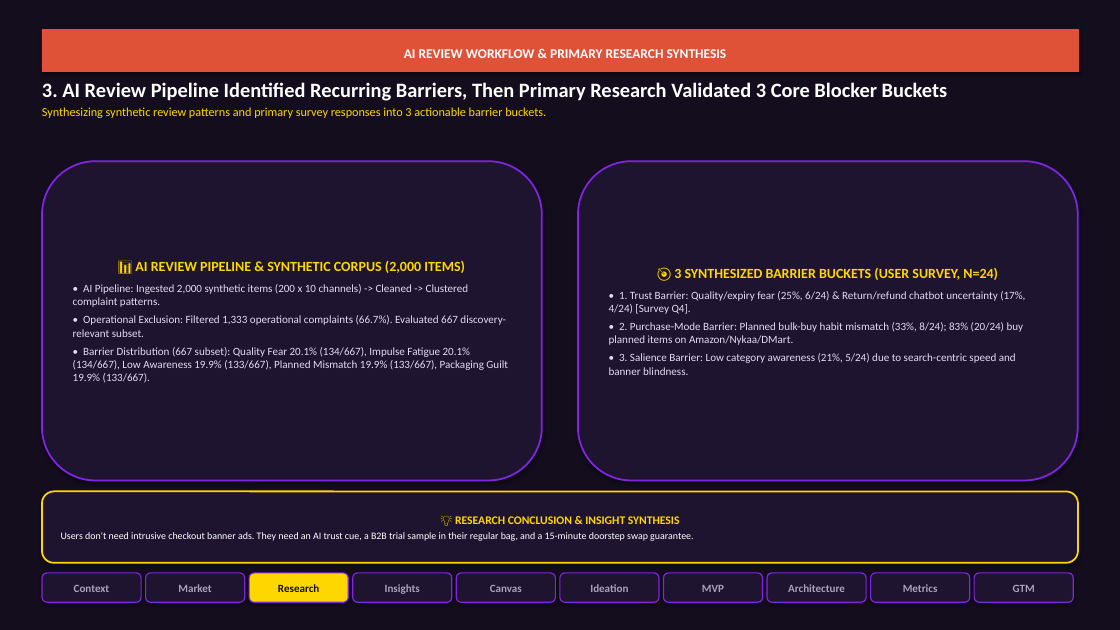
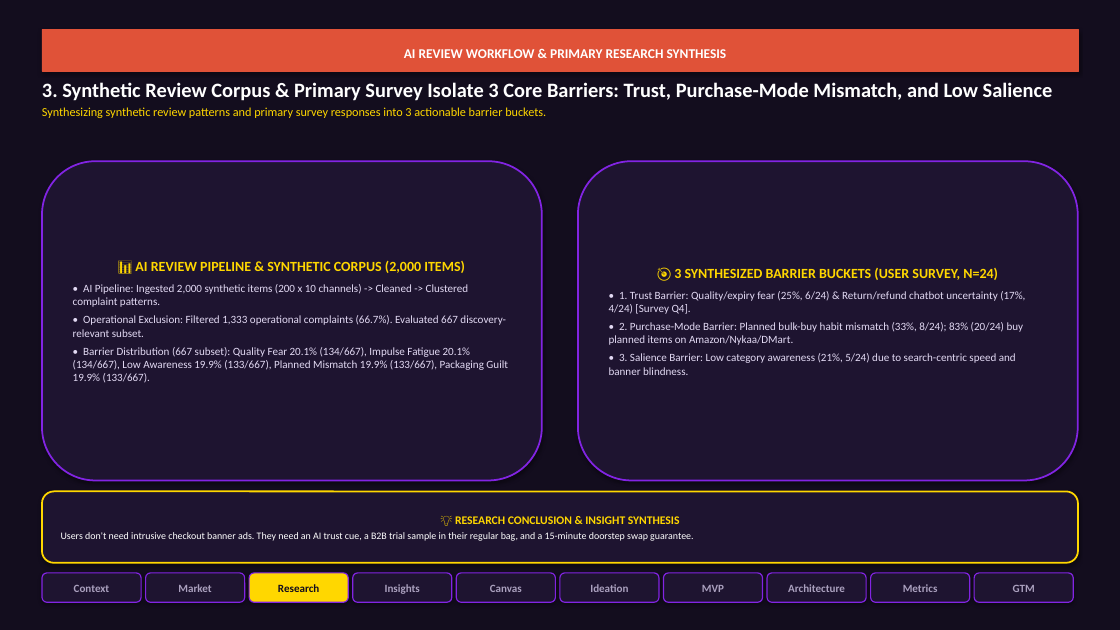
Before and after one commit to akhyashukla03/zeptomvp, a slide deck: slide 3 of NL_Zepto_Growth_PM_Graduation_Project.pptx. Drawn at 1120x630 pixels with LibreOffice and Linux fonts; fonts in the diff are those of the drawing. Boxes give left, top, right and bottom in pixels: in the first picture for what was removed or moved away, otherwise in the second. Text is boxed around its words. In the diff, an @@ line names an element or a change of style, - is before the commit and + after.

```diff
--- a/NL_Zepto_Growth_PM_Graduation_Project.pptx
+++ b/NL_Zepto_Growth_PM_Graduation_Project.pptx
@@ text at [42, 82, 1053, 101]: text changed @@
-3. AI Review Pipeline Identified Recurring Barriers, Then Primary Research Validated 3 Core Blocker Buckets
+3. Synthetic Review Corpus & Primary Survey Isolate 3 Core Barriers: Trust, Purchase-Mode Mismatch, and Low Salience
```
Also in this commit, not shown: 9 other slides changed, 5 other files.
